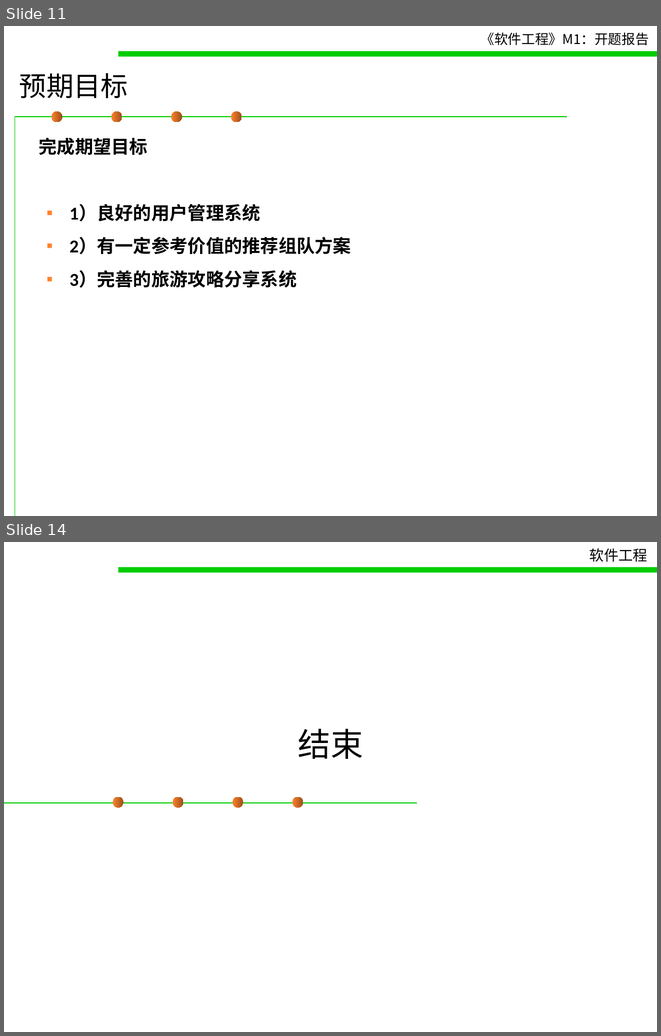
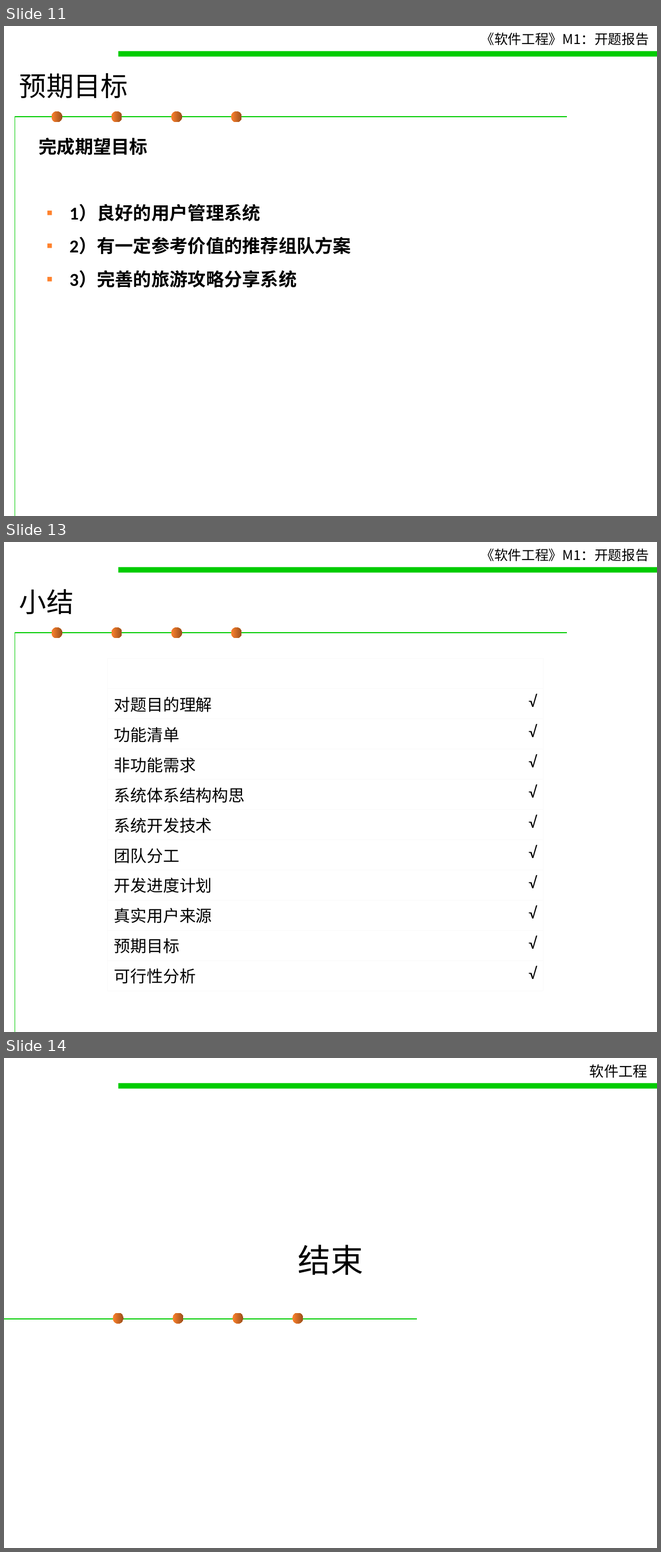
Before and after one commit to October-66/Traveler-Pal, a slide deck: doc/M1 - 开题报告.ppt. Shown one above the other, each under a label of ours: slides 11 and 14 before the commit, slides 11, 13 and 14 after it; the slides between them are not shown. The pictures are 661x1036 and 661x1552 pixels, drawn with LibreOffice and Linux fonts; fonts in the diff are those of the drawing; background and template pictures are left out. Boxes give left, top, right and bottom in pixels: in the first picture for what was removed or moved away, otherwise in the second. Text is boxed around its words. In the diff, an @@ line names an element or a change of style, - is before the commit and + after.

```diff
--- a/doc/M1 - 开题报告.ppt
+++ b/doc/M1 - 开题报告.ppt
@@ slide 13 added at <box>4,542,657,1032</box>, background #FFFFFF; not listed: 7 template elements that a slide beside it also shows @@
@@ title added at <box>19,589,74,614</box>, 30 pt, text #000000 @@
+小结
@@ table added at <box>108,658,542,986</box>, 11 rows, 2 columns @@
+选题与分组 | 
+对题目的理解 | √
+功能清单 | √
+非功能需求 | √
+系统体系结构构思 | √
+系统开发技术 | √
+团队分工 | √
+开发进度计划 | √
+真实用户来源 | √
+预期目标 | √
+可行性分析 | √
```
Also in this commit, not shown: 5 slides changed, 1 slide removed.
